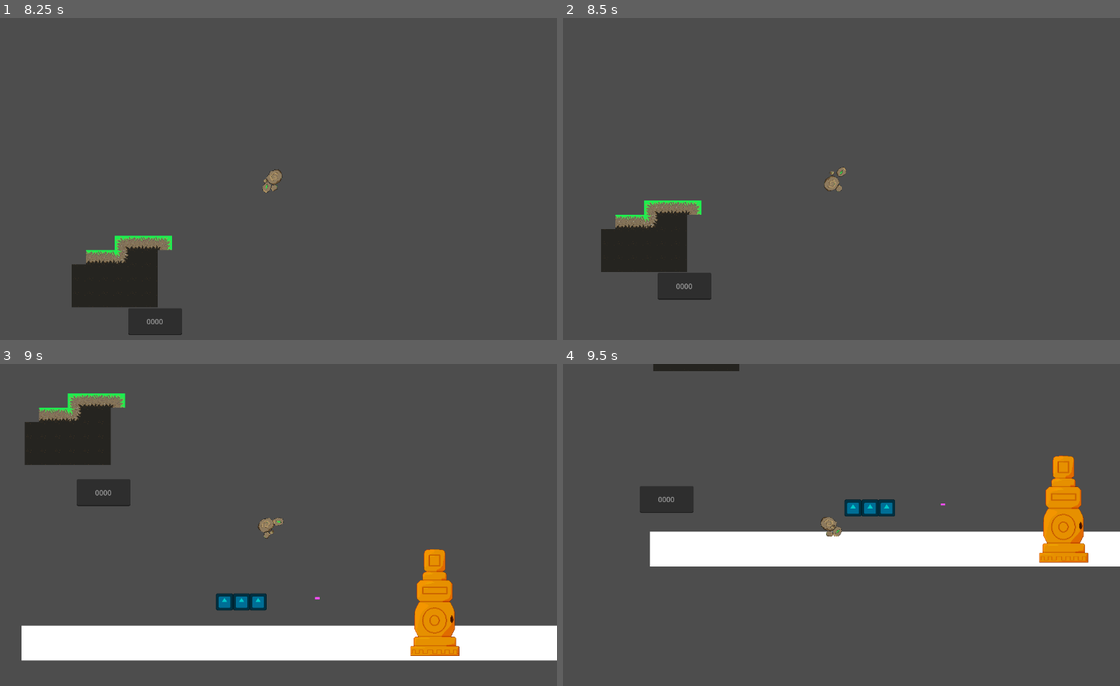
Above: before the commit, frames 1-4 (two rows, left to right).
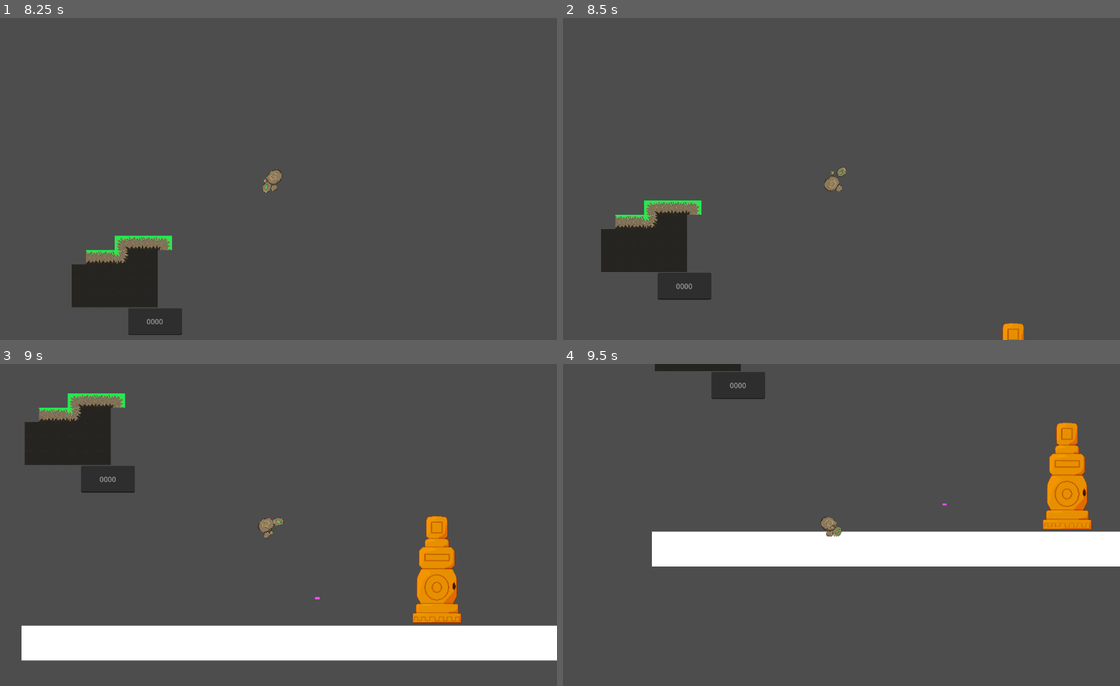
Above: after the commit, the same moments.

Repository: YhagoTomasini/LivreJam025
Game: Godot game, scene res://Scenes/main.tscn
The game is run twice, just before and just after one commit, with the same random seed, the same clock (stepped at 60 frames per second) and the same inputs. The engine's default icon, where the game draws it, is replaced by a stand-in: a white triangle on a blue panel in a dark square.
Inputs (mouse positions are in pixels of both pictures, inside the frame that each line leads up to):
- Up to frame 1 (8.25 s): click (289, 272) at 0.52 s; type "Alex" at 0.6 s; tap Enter at 1.25, 7.25 s; press the mouse at (289, 272) at 1.28 s; hold Right (ui_right) 1.28-2.78 s; tap Up (ui_up) at 1.52, 2.27, 3.77, 4.52, 5.27, 6.77, 7.52 s; move the mouse to (440, 227) at 2.02 s; release the mouse at (440, 227) at 2.03 s; click (440, 227) at 2.1 s; move the mouse to (100, 130) at 2.77 s; press the mouse at (100, 130) at 2.78 s; hold Left (ui_left) 2.78-5.03 s; move the mouse to (300, 179) at 3.52 s; release the mouse at (300, 179) at 3.53 s; click (300, 179) at 3.6 s; move the mouse to (183, 98) at 4.27 s; press the mouse at (183, 98) at 4.28 s; tap Space at 5 s; move the mouse to (395, 162) at 5.02 s; release the mouse at (395, 162) at 5.03 s; hold Right (ui_right) from 5.03 s (still down); click (395, 162) at 5.1 s; move the mouse to (155, 195) at 5.77 s; press the mouse at (155, 195) at 5.78 s; move the mouse to (328, 108) at 6.52 s; release the mouse at (328, 108) at 6.53 s; click (328, 108) at 6.6 s; move the mouse to (239, 243) at 7.27 s; press the mouse at (239, 243) at 7.28 s; move the mouse to (440, 227) at 8.02 s; release the mouse at (440, 227) at 8.03 s; click (440, 227) at 8.1 s
- Up to frame 2 (8.5 s): keep holding Right (ui_right); tap Up (ui_up) at 8.27 s
- Up to frame 3 (9 s): move the mouse to (100, 476) at 8.77 s; release Right (ui_right) at 8.78 s; press the mouse at (100, 476) at 8.78 s; hold Left (ui_left) from 8.78 s (still down)
- Up to frame 4 (9.5 s): keep holding Left (ui_left)

Frame 1 is identical in both runs. In frame 2, 0.2% of the frame differs, in the area x 78-83%, y 94-100%; in frame 3, 3.4%; in frame 4, 4.2%, in the area x 13-95%, y 0-63%.

Commit message:
main certa

Diff:
--- a/Scenes/main.tscn
+++ b/Scenes/main.tscn
@@ -1,12 +1,11 @@
-[gd_scene load_steps=15 format=3 uid="uid://dv64vryml8b5m"]
+[gd_scene load_steps=14 format=3 uid="uid://dv64vryml8b5m"]
 
 [ext_resource type="Script" uid="uid://hnnedxkee0th" path="res://Scripts/main.gd" id="1_bo1nx"]
 [ext_resource type="PackedScene" uid="uid://b0xvsyyppr2be" path="res://Prefabs/golem.tscn" id="1_jjgbg"]
-[ext_resource type="Script" uid="uid://b6ftgsm6a3f8p" path="res://Scripts/colisor_text_box.gd" id="3_8gbba"]
+[ext_resource type="Script" path="res://Scenes/colisor_text_box.gd" id="3_8gbba"]
 [ext_resource type="Script" uid="uid://b5nx4oysbgg26" path="res://Scripts/control.gd" id="4_kry3j"]
-[ext_resource type="PackedScene" uid="uid://cgxqlq1ldgv6v" path="res://Prefabs/fall_plataform.tscn" id="5_kry3j"]
-[ext_resource type="PackedScene" path="res://Scenes/moving_plataform.tscn" id="6_21xkr"]
-[ext_resource type="PackedScene" path="res://Prefabs/totem_atirador.tscn" id="7_6bp64"]
+[ext_resource type="PackedScene" uid="uid://kjmn82yeideq" path="res://Scenes/moving_plataform.tscn" id="6_21xkr"]
+[ext_resource type="PackedScene" uid="uid://csmantk15jjj0" path="res://Prefabs/totem_atirador.tscn" id="7_6bp64"]
 [ext_resource type="Texture2D" uid="uid://87uggv1tvkjd" path="res://Images/tilemap_grama.png" id="8_344ge"]
 
 [sub_resource type="CanvasTexture" id="CanvasTexture_bo1nx"]
@@ -167,21 +166,12 @@
 offset_right = 40.0
 offset_bottom = 40.0
 
-[node name="fall_plataform" parent="." instance=ExtResource("5_kry3j")]
-position = Vector2(446, 594)
-
-[node name="fall_plataform2" parent="." instance=ExtResource("5_kry3j")]
-position = Vector2(484, 594)
-
-[node name="fall_plataform3" parent="." instance=ExtResource("5_kry3j")]
-position = Vector2(521, 594)
-
 [node name="moving_plataform" parent="." instance=ExtResource("6_21xkr")]
 position = Vector2(644, 586)
 scale = Vector2(0.3, 0.3)
 
 [node name="totem_atirador" parent="." instance=ExtResource("7_6bp64")]
-position = Vector2(916, 596)
+position = Vector2(921, 522)
 
 [node name="TileMap" type="TileMap" parent="."]
 tile_set = SubResource("TileSet_hptm8")
